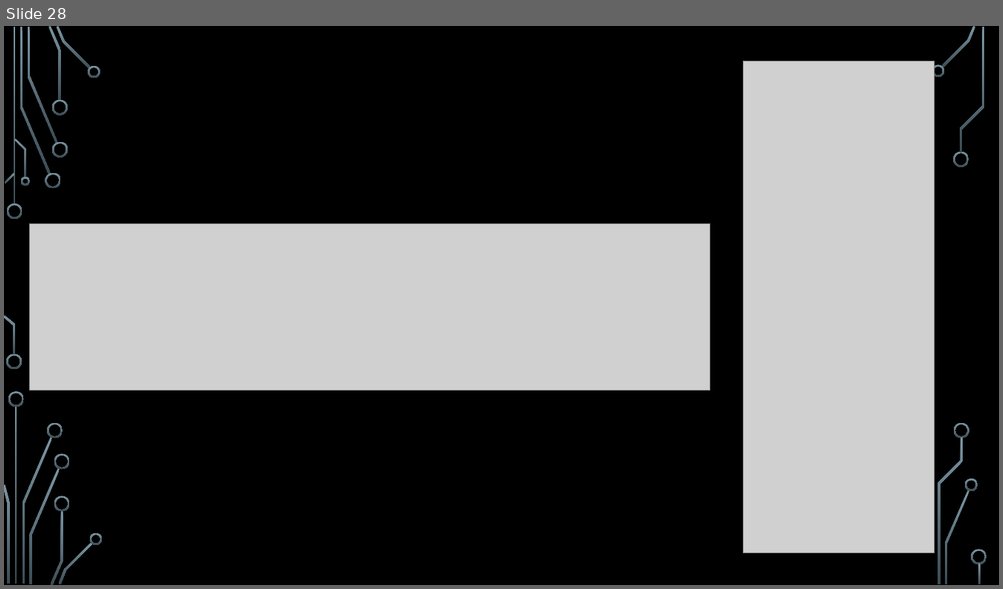
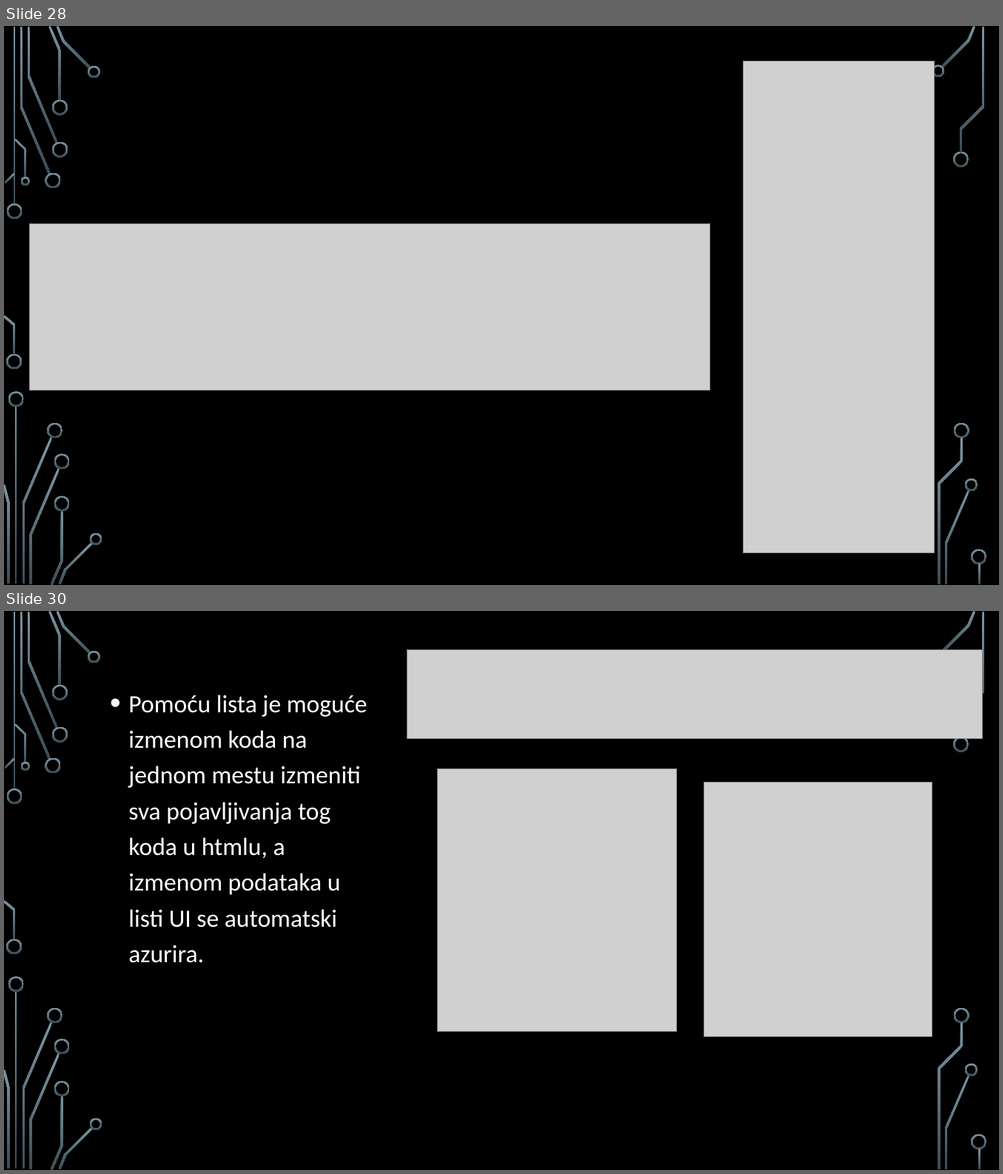
Before and after one commit to MihajloMilojevic/Sekcija, a slide deck: React/React - prezentacija.pptx. Shown one above the other, each under a label of ours: slide 28 before the commit, slides 28 and 30 after it; the slides between them are not shown. The pictures are 1003x589 and 1003x1174 pixels, drawn with LibreOffice and Linux fonts; fonts in the diff are those of the drawing; grey boxes stand for pictures; background and template pictures are left out. Boxes give left, top, right and bottom in pixels: in the first picture for what was removed or moved away, otherwise in the second. Text is boxed around its words. In the diff, an @@ line names an element or a change of style, - is before the commit and + after.

```diff
--- a/React/React - prezentacija.pptx
+++ b/React/React - prezentacija.pptx
@@ slide 30 added at [4, 611, 999, 1170], background picture (left out); not listed: 36 template elements that a slide beside it also shows @@
@@ picture added at [407, 649, 983, 739] @@
@@ text added at [128, 695, 367, 963], 24 pt, text #FFFFFF @@
+• Pomoću lista je moguće izmenom koda na jednom mestu izmeniti sva pojavljivanja tog koda u htmlu, a izmenom podataka u listi UI se automatski azurira.
@@ picture added at [438, 769, 676, 1032] @@
@@ picture added at [704, 783, 931, 1037] @@
```
Also in this commit, not shown: 1 other slide added, 2 other files.
